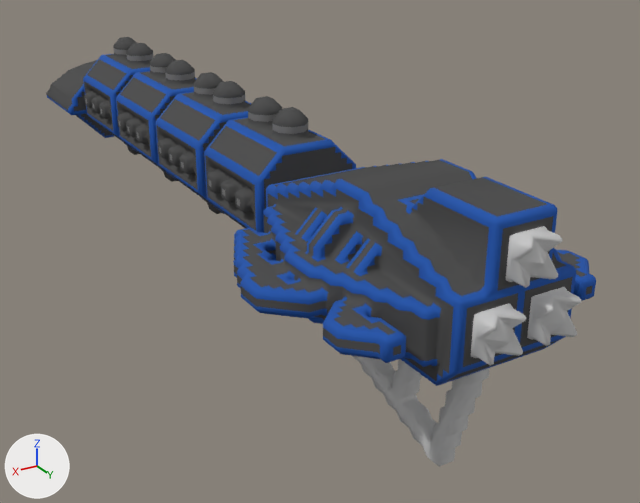
Two versions of the OBJ model src/jsMain/resources/meshes/diadochi-5-aedon-class.obj, one commit apart.
The view is the same before and after, from a camera (50 mm lens) standing at (62.6, 139.9, -60.7) and looking at (-13.1, 13.7, -123.7). The lights are fixed; the arrows at lower left show +X, +Y and +Z. Where no turn or scale is listed for an object, it has been applied to the vertices.

The older version as bpy lines, for what is in view:
```python
me_diadochi_5_aedon_class = bpy.data.meshes.new('diadochi-5-aedon-class')
me_diadochi_5_aedon_class.from_pydata(...)  # 6812 vertices, 12831 faces; spans x -22.0..22.0, y -80.0..81.0, z -131.0..-93.0
me_diadochi_5_aedon_class.materials.append(mat_diadochi_5_aedon_class)
ob_diadochi_5_aedon_class = bpy.data.objects.new('diadochi-5-aedon-class', me_diadochi_5_aedon_class)
ob_diadochi_5_aedon_class.location = (0.0, 0.0, 0.0)
```
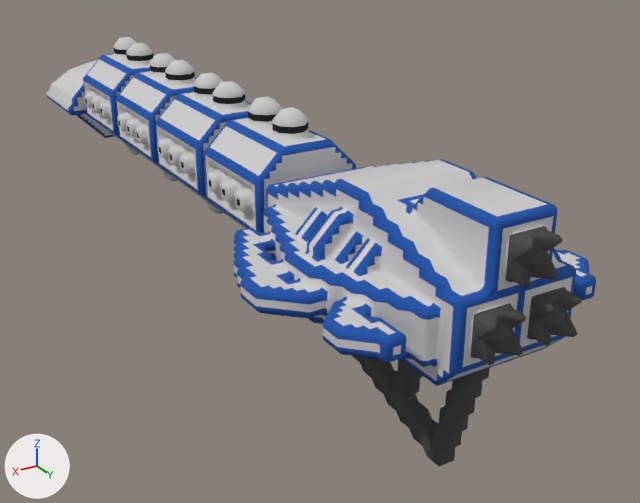
The newer file is also turned or shifted as a whole; pictures and numbers use the older file's frame.

The edits, one by one:
me_diadochi_5_aedon_class is used by ob_diadochi_5_aedon_class; location (0.0, 0.0, 0.0).
me_diadochi_5_aedon_class had 6812 vertices, 12831 faces and spanned x -22.0..22.0, y -80.0..81.0, z -131.0..-93.0.
me_diadochi_5_aedon_class now has 6810 vertices, 12832 faces and spans x -22.0..22.0, y -80.0..81.0, z -131.0..-93.0.
me_diadochi_5_aedon_class part 1: 213 vertices moved within x -20.0..20.0, y -80.0..80.0, z -117.0..-96.0; 628 vertices removed from x -21.0..21.0, y -80.0..80.0, z -131.0..-93.0; 626 vertices added at x -22.0..22.0, y -80.0..81.0, z -131.0..-93.0.
me_diadochi_5_aedon_class part 2: 3567 kept faces spanning x -22.0..22.0, y -80.0..81.0, z -131.0..-93.0 get new texture (UV) coordinates.

Location of each change, (x1, y1, x2, y2) in pixels of the pictures (640 x 503 px; the box of a moved part takes in the faces that stretch with it):
part 1 of me_diadochi_5_aedon_class, moved or reshaped
    before: (46, 39, 596, 458)
    after: (46, 46, 596, 466)
part 2 of me_diadochi_5_aedon_class, surface changed
    both: (50, 37, 581, 466)
